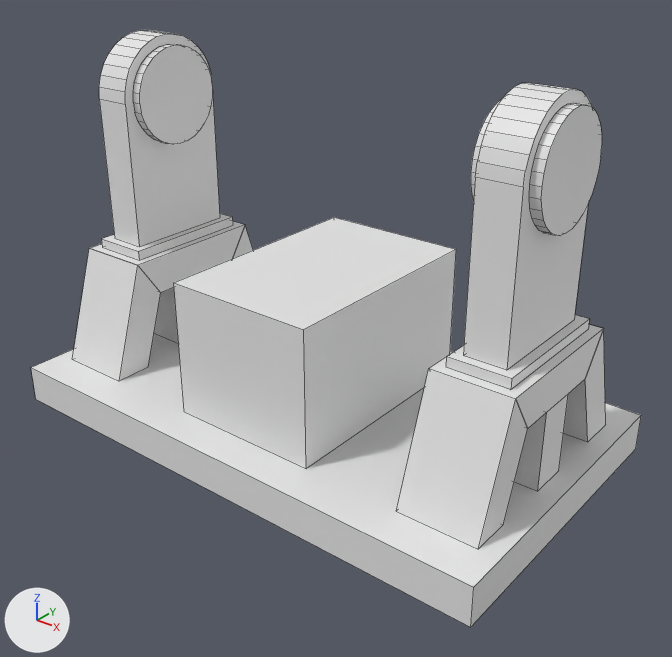
The Blender file TMF-files/Blender/grinderStatic.blend: old version first, new version second.
One viewpoint serves both versions: a camera (50 mm lens) standing at (21.54, -24.34, 13.06) and looking at (8.77, -8.37, 3.16). Every picture has the same lights, and +X, +Y and +Z are marked at lower left. Mesh edges are drawn as thin lines.

The first picture shows 'Floor', 'Foot', 'Foot2', 'Furnace', 'Hindge', 'HindgeBracket', 'HindgeFlangeInner', 'HindgeFlangeOuter', 'HindgeGroup2'.
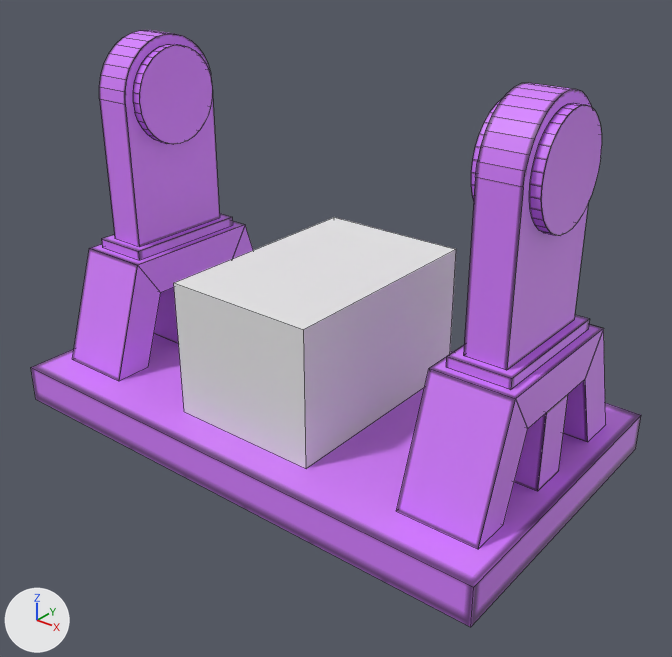
Changed parts and their boxes [x1, y1, x2, y2] in the pictures (672 x 657 px):
'Furnace', recoloured: [174, 249, 456, 468] in both
'Floor', recoloured, surface changed (white to purple): [31, 334, 641, 627] in both
'HindgeGroup2', recoloured, surface changed (grey to purple): [99, 30, 233, 260] in both
'Hindge', recoloured, surface changed (grey to purple): [463, 83, 592, 370] in both
'Foot2', reshaped: [72, 221, 253, 381] in both
'HindgeFlangeOuter', recoloured (grey to purple): [529, 103, 602, 236] in both
'HindgeBracket', recoloured, surface changed (grey to purple): [446, 315, 589, 390] in both
'HindgeFlangeInner', recoloured (white to purple): [471, 98, 503, 202] in both
part 3 of me_cube_007, recoloured (white to purple): [72, 221, 605, 549] in both

What the commit changed:
Picture 'grinderStatic.png' (img_grinderstatic_png) is new.
Material 'grinderStatic.png' (mat_grinderstatic_png) is new.
Its texture is img_grinderstatic_png.
Material 'Material' (mat_material) is new.
Its base color is (0.8, 0.8, 0.8) (white #e7e7e7).
me_cylinder_008 has 64 vertices, 33 faces and spans x -1.0..1.0, y -1.0..1.0, z -1.0..1.0.
me_cylinder_008 now uses material mat_grinderstatic_png (picture img_grinderstatic_png).
me_cylinder_007 has 64 vertices, 33 faces and spans x -1.0..1.0, y -1.0..1.0, z -1.0..1.0.
me_cylinder_007 now uses material mat_grinderstatic_png (picture img_grinderstatic_png).
me_cylinder_006 has 38 vertices, 20 faces and spans x -2.5..1.0, y -1.0..1.0, z -1.0..1.0.
me_cylinder_006 is used by ob_hindge; location (13.5, -8.0, 8.0); rotation (0.0, 4.712, 0.0), in degrees (0, 270, 0); scale (1.5, 1.5, 0.5).
me_cylinder_006 part 1: texture (UV) coordinates changed.
me_cylinder_006 now uses material mat_grinderstatic_png (picture img_grinderstatic_png).
me_cube_009 has 8 vertices, 5 faces and spans x -1.0..1.0, y -1.0..1.0, z -1.0..1.0.
me_cube_009 now uses material mat_material (white #e7e7e7).
me_cube_008 has 8 vertices, 6 faces and spans x -1.0..1.0, y -1.0..1.0, z -1.0..1.0.
me_cube_008 is used by ob_floor; location (8.0, -8.0, 0.5); scale (7.0, 4.0, 0.5).
me_cube_008 part 2: texture (UV) coordinates changed.
me_cube_008 now uses material mat_grinderstatic_png (picture img_grinderstatic_png).
me_cube_007 is used by ob_foot; location (13.5, -8.0, 2.0); scale (1.0, 0.5, 1.0).
me_cube_007 had 28 vertices, 20 faces and spanned x -1.0..1.0, y -6.0..6.0, z -1.0..2.0.
me_cube_007 now has 28 vertices, 17 faces and spans x -1.0..1.0, y -6.0..6.0, z -1.0..2.0.
me_cube_007 part 3: 17 faces spanning x -1.0..1.0, y -6.0..6.0, z -1.0..2.0 switch from no material to mat_grinderstatic_png (picture img_grinderstatic_png).
me_cube_003 has 8 vertices, 5 faces and spans x -1.0..1.0, y -1.0..1.0, z -1.0..1.0.
me_cube_003 is used by ob_hindgebracket; location (13.5, -8.0, 4.12); rotation (0.0, 3.142, 0.0), in degrees (0, 180, 0); scale (0.75, 1.75, 0.125).
me_cube_003 part 4: texture (UV) coordinates changed.
me_cube_003 now uses material mat_grinderstatic_png (picture img_grinderstatic_png).
